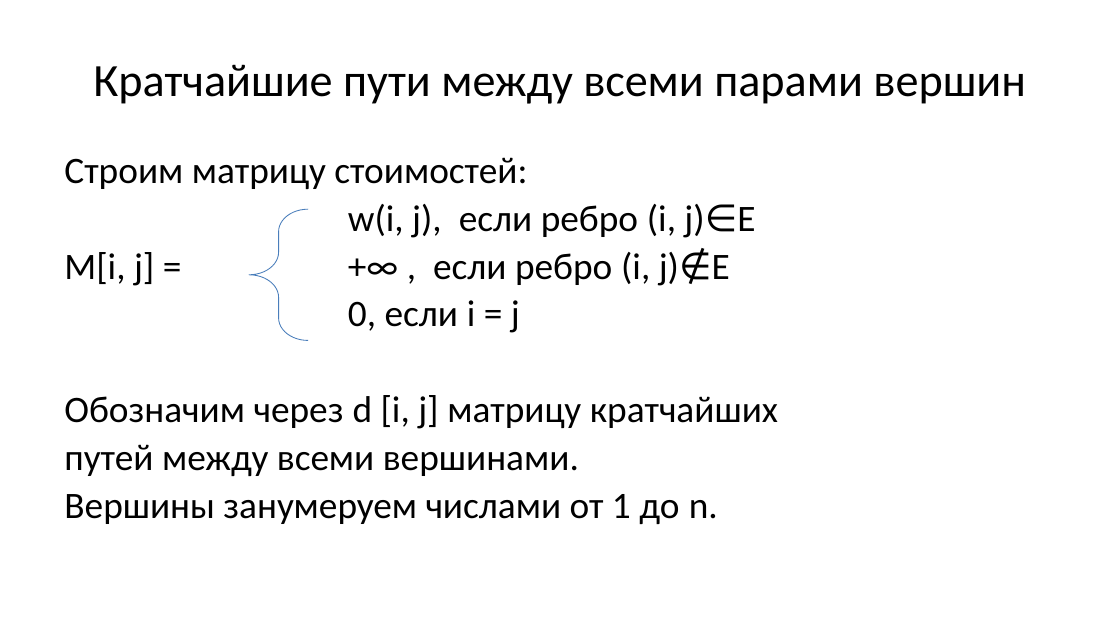
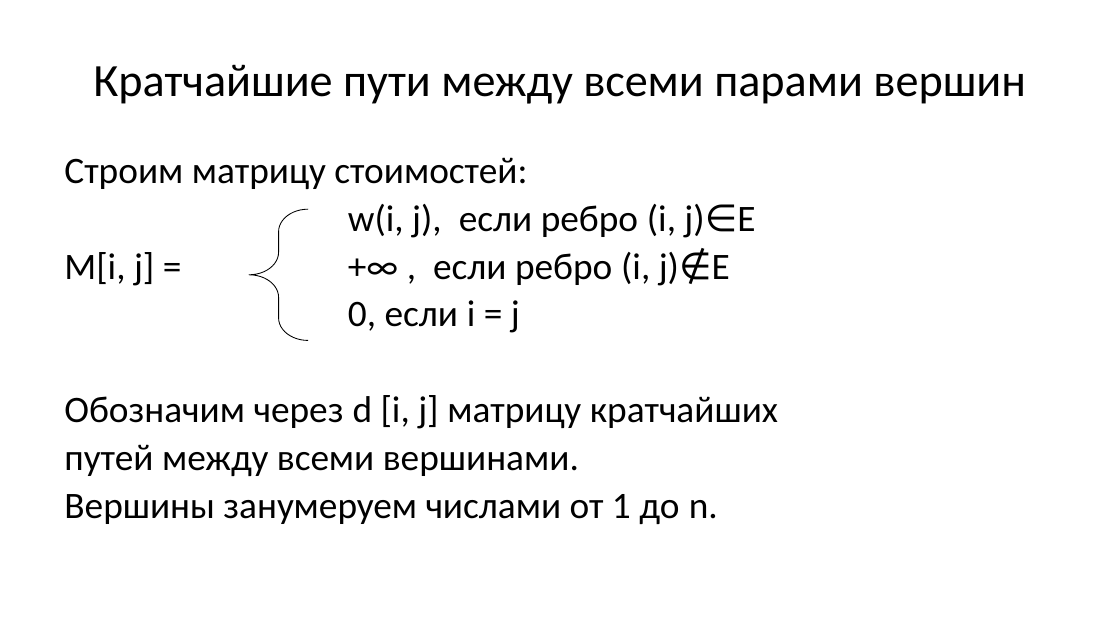
Before and after one commit to Evgueni-Petrov-aka-espetrov/Algorithms-and-Programming-in-C-pptx, a slide deck: slide 47 of 21 Динамическое программирование.pptx (slide 24 before the commit). Drawn at 1120x630 pixels with LibreOffice and Linux fonts; fonts in the diff are those of the drawing. Boxes give left, top, right and bottom in pixels: in the first picture for what was removed or moved away, otherwise in the second. Text is boxed around its words. In the diff, an @@ line names an element or a change of style, - is before the commit and + after.

```diff
--- a/21 Динамическое программирование.pptx
+++ b/21 Динамическое программирование.pptx
@@ left brace at box(250, 209, 308, 340): outline #4B7EBC 0.75 pt to #000000 0.75 pt @@
```
Also in this commit, not shown: 8 other slides changed, 22 slides added.
